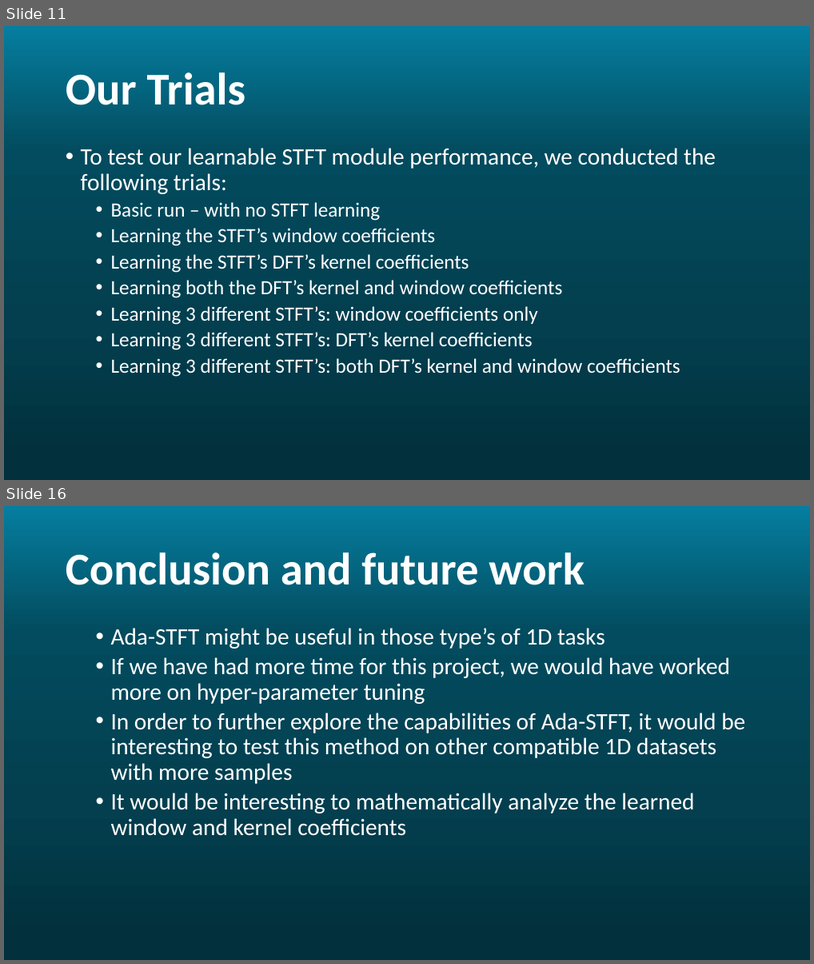
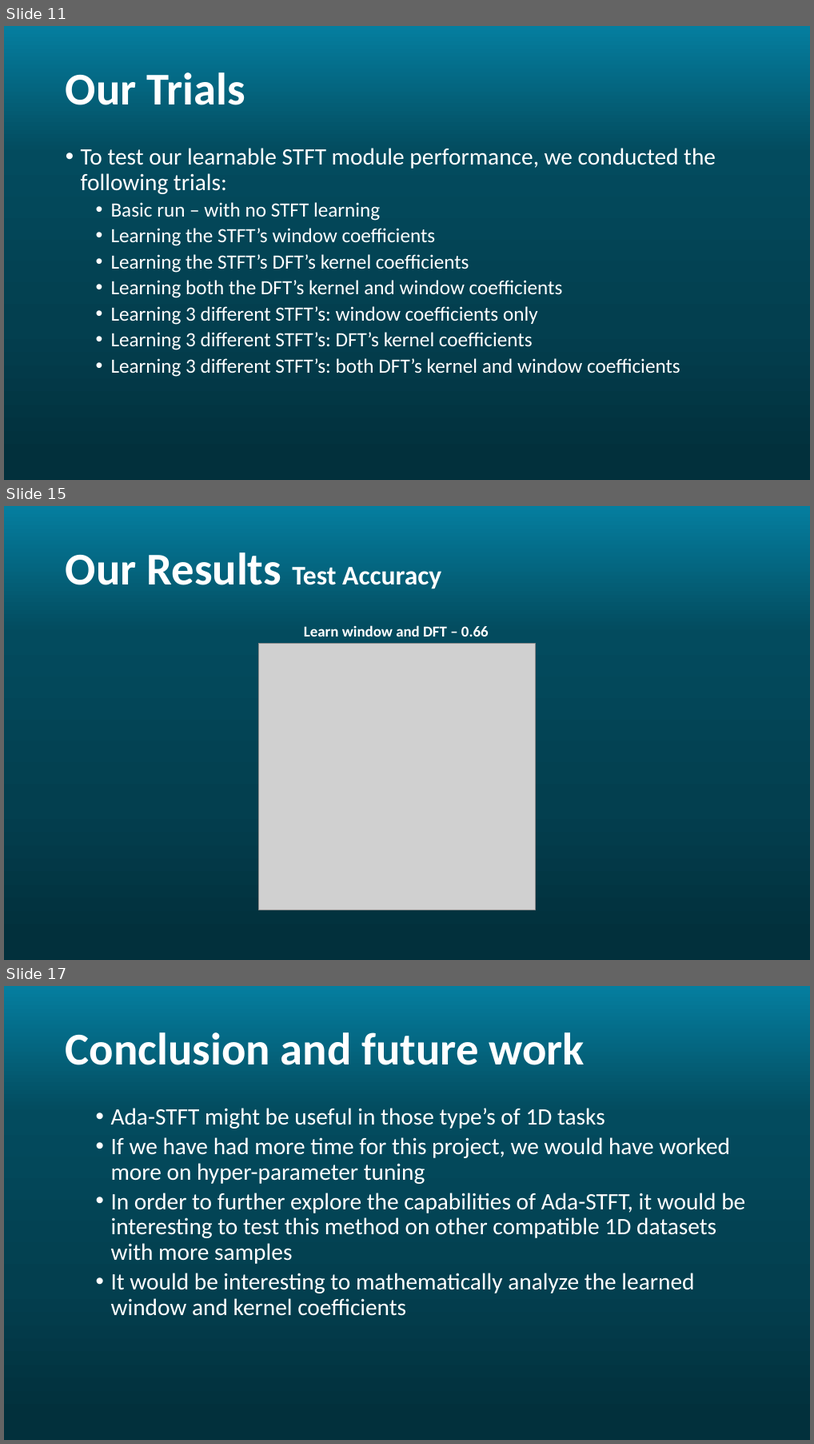
Before and after one commit to Rotem-and-Noam/Ada-STFT, a slide deck: images/AdaSTFT.pptx. Shown one above the other, each under a label of ours: slides 11 and 16 before the commit, slides 11, 15 and 17 after it; the slides between them are not shown. The pictures are 814x964 and 814x1444 pixels, drawn with LibreOffice and Linux fonts; fonts in the diff are those of the drawing; grey boxes stand for pictures; background and template pictures are left out. Boxes give left, top, right and bottom in pixels: in the first picture for what was removed or moved away, otherwise in the second. Text is boxed around its words. In the diff, an @@ line names an element or a change of style, - is before the commit and + after.

```diff
--- a/images/AdaSTFT.pptx
+++ b/images/AdaSTFT.pptx
@@ slide 15 added at (4, 506, 810, 960), background gradient #057E9F to #034B5E to #033F50 to #02303C @@
@@ title added at (66, 552, 442, 589), 32 pt, text #FFFFFF, bold @@
+Our Results Test Accuracy
@@ text added at (304, 625, 489, 636), 18 pt, text #FFFFFF, bold @@
+Learn window and DFT – 0.66
@@ picture added at (259, 644, 536, 909) @@
@@ what was slide 16 is now slide 17 @@
```
Also in this commit, not shown: 4 slides changed, 5 other files.
